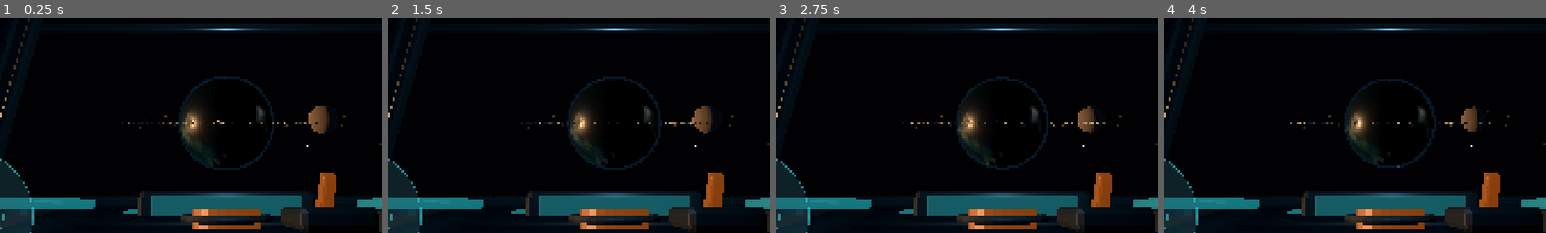
Above: before the commit, frames 1-4 (left to right).
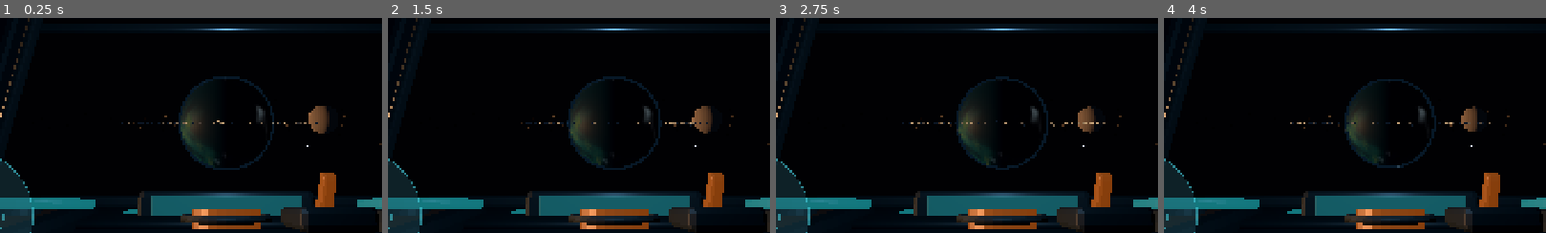
Above: after the commit, the same moments.

Repository: narmanb/science-playground
Game: Godot game, scene res://scenes/main.tscn
Two runs of this game, one before a commit and one after it. Both use one fixed random seed, a clock stepped at 60 frames per second and the inputs below.
Inputs:
- Up to frame 1 (0.25 s): no input
- Up to frame 2 (1.5 s): click "MODE" at 0.5 s; click "MODE DRIFT" at 1.25 s
- Up to frame 3 (2.75 s): click "MODE CRUISE" at 2 s
- Up to frame 4 (4 s): click "MODE VECTOR" at 2.75 s; click "INERTIAL LOCK" at 3.5 s
The pictures show only the part of the screen within x 20-70%, y 26-76%; the shares and areas given below are measured in that part.

The runs differ from the first frame. In frame 1, 0.3% of the frame differs, in the area x 47-53%, y 44-55%; in frame 2, 0.4%, in the area x 48-53%, y 44-56%; in frame 3, 0.3%; in frame 4, 0.3%.

Commit message:
Refine Nysa ocean shading

Diff:
--- a/shaders/nysa_surface.gdshader
+++ b/shaders/nysa_surface.gdshader
@@ -40,19 +40,21 @@
     island_mask *= 1.0 - smoothstep(0.68, 0.96, latitude);
 
     float shelf = smoothstep(0.42, 0.73, broad);
-    vec3 deep_ocean = vec3(0.015, 0.075, 0.115);
-    vec3 shelf_ocean = vec3(0.035, 0.23, 0.30);
-    vec3 island = vec3(0.20, 0.31, 0.24);
-    vec3 highland = vec3(0.36, 0.41, 0.31);
+    vec3 deep_ocean = vec3(0.025, 0.13, 0.20);
+    vec3 shelf_ocean = vec3(0.045, 0.30, 0.37);
+    vec3 island = vec3(0.23, 0.36, 0.27);
+    vec3 highland = vec3(0.40, 0.46, 0.34);
 
     vec3 ocean = mix(deep_ocean, shelf_ocean, shelf);
     vec3 land = mix(island, highland, smoothstep(0.72, 0.92, detail));
     vec3 color = mix(ocean, land, island_mask);
 
     float polar_haze = smoothstep(0.78, 1.0, latitude);
-    color = mix(color, vec3(0.30, 0.43, 0.48), polar_haze * 0.32);
+    color = mix(color, vec3(0.34, 0.48, 0.53), polar_haze * 0.30);
 
     ALBEDO = color;
-    ROUGHNESS = mix(0.30, 0.78, island_mask);
-    METALLIC = 0.02;
+    ROUGHNESS = mix(0.55, 0.82, island_mask);
+    SPECULAR = 0.22;
+    METALLIC = 0.0;
+    EMISSION = color * 0.018;
 }
